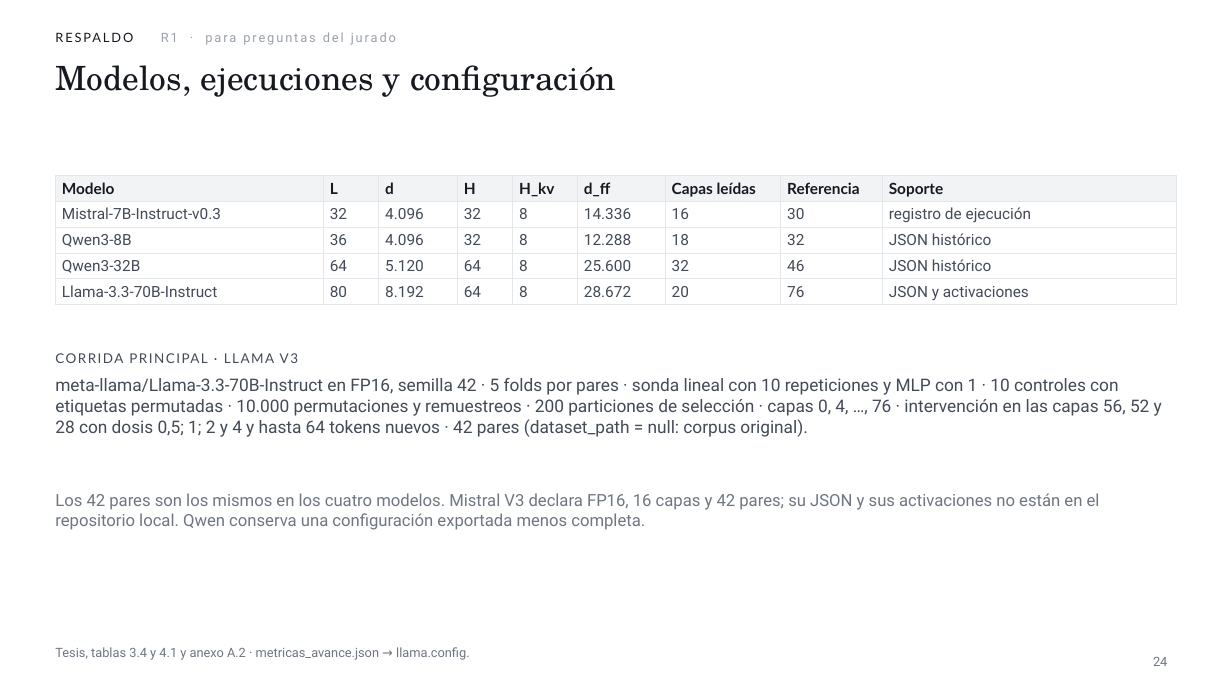
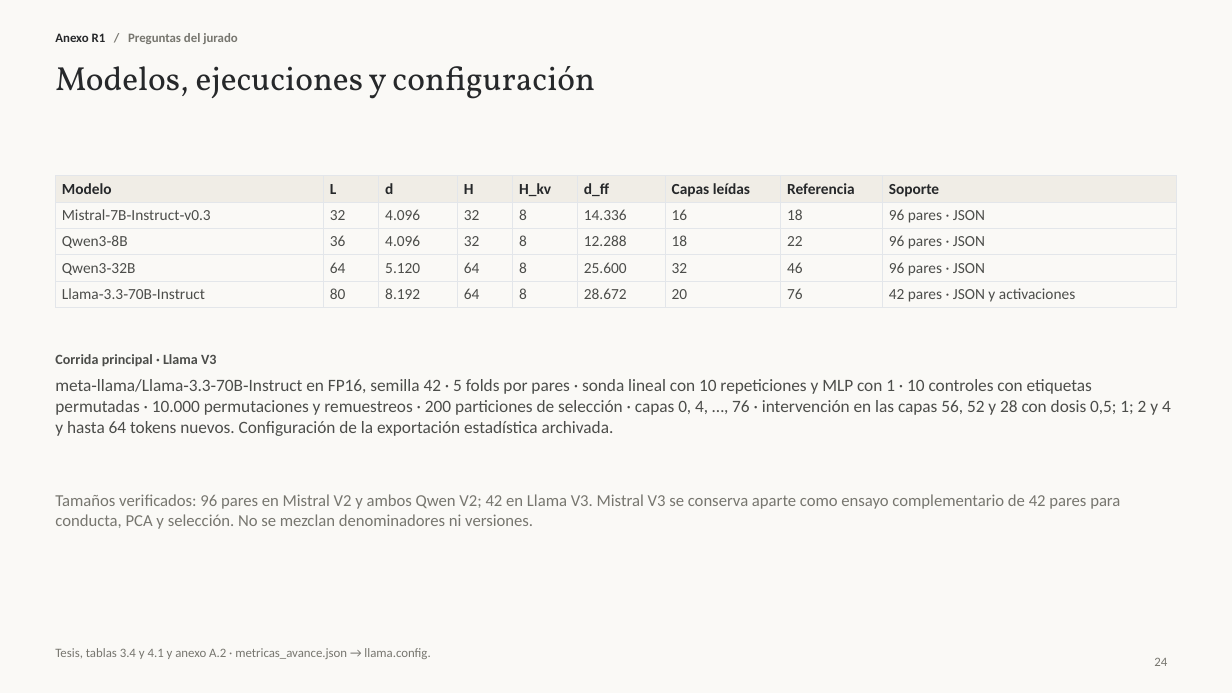
Before and after one commit to JEstebanBav/agentic-safety-probe, a slide deck: slide 24 of docs/sustentacion/Sustentacion_Espitia_Leiva.pptx. Drawn at 1232x693 pixels with LibreOffice and Linux fonts; fonts in the diff are those of the drawing. Boxes give left, top, right and bottom in pixels: in the first picture for what was removed or moved away, otherwise in the second. Text is boxed around its words. In the diff, an @@ line names an element or a change of style, - is before the commit and + after.

```diff
--- a/docs/sustentacion/Sustentacion_Espitia_Leiva.pptx
+++ b/docs/sustentacion/Sustentacion_Espitia_Leiva.pptx
@@ background #FFFFFF to #FAF9F6 @@
@@ title "Modelos, ejecuciones y configuración" at box(55, 66, 595, 99): font TeX Gyre Schola to Vollkorn, text colour #161A20 to #26282A @@
@@ text at box(55, 33, 237, 44): text changed; font Roboto to Calibri; text colour #9AA1AA to #77766F; bold on @@
-RESPALDO R1 · para preguntas del jurado
+Anexo R1 / Preguntas del jurado
@@ table at box(55, 176, 1177, 306) @@
-row 2, column 8: 30
+row 2, column 8: 18
-row 2, column 9: registro de ejecución
+row 2, column 9: 96 pares · JSON
-row 3, column 8: 32
+row 3, column 8: 22
-row 3, column 9: JSON histórico
+row 3, column 9: 96 pares · JSON
-row 4, column 9: JSON histórico
+row 4, column 9: 96 pares · JSON
-row 5, column 9: JSON y activaciones
+row 5, column 9: 42 pares · JSON y activaciones
@@ fill #F1F3F5 to #F0EDE6 in row 1 @@
@@ font Lato to Calibri, text colour #161A20 to #26282A in "Modelo", "L", "d", "H" and 5 more places @@
@@ font Roboto to Calibri, text colour #434B57 to #4C4D4A in "Mistral‑7B‑Instruct‑v0.3", "32", "4.096", "32" and 26 more places @@
@@ text at box(55, 354, 216, 366): text changed; size 10.5 to 11 pt; font Lato to Calibri; text colour #434B57 to #4C4D4A; bold on @@
-CORRIDA PRINCIPAL · LLAMA V3
+Corrida principal · Llama V3
@@ text at box(55, 379, 1171, 436): text changed; font Roboto to Calibri; text colour #434B57 to #4C4D4A @@
-meta‑llama/Llama‑3.3‑70B‑Instruct en FP16, semilla 42 · 5 folds por pares · sonda lineal con 10 repeticiones y MLP con 1 · 10 controles con etiquetas permutadas · 10.000 permutaciones y remuestreos · 200 particiones de selección · capas 0, 4, …, 76 · intervención en las capas 56, 52 y 28 con dosis 0,5; 1; 2 y 4 y hasta 64 tokens nuevos · 42 pares (dataset_path = null: corpus original).
+meta‑llama/Llama‑3.3‑70B‑Instruct en FP16, semilla 42 · 5 folds por pares · sonda lineal con 10 repeticiones y MLP con 1 · 10 controles con etiquetas permutadas · 10.000 permutaciones y remuestreos · 200 particiones de selección · capas 0, 4, …, 76 · intervención en las capas 56, 52 y 28 con dosis 0,5; 1; 2 y 4 y hasta 64 tokens nuevos. Configuración de la exportación estadística archivada.
@@ text at box(55, 494, 1120, 529): text changed; font Roboto to Calibri; text colour #6E7682 to #77766F @@
-Los 42 pares son los mismos en los cuatro modelos. Mistral V3 declara FP16, 16 capas y 42 pares; su JSON y sus activaciones no están en el repositorio local. Qwen conserva una configuración exportada menos completa.
+Tamaños verificados: 96 pares en Mistral V2 y ambos Qwen V2; 42 en Llama V3. Mistral V3 se conserva aparte como ensayo complementario de 42 pares para conducta, PCA y selección. No se mezclan denominadores ni versiones.
@@ text "Tesis, tablas 3.4 y 4.1 ..." at box(55, 648, 430, 659): font Roboto to Calibri, text colour #6E7682 to #77766F @@
@@ page number at box(1154, 658, 1167, 666): font Roboto to Calibri, text colour #6E7682 to #77766F @@
```
Also in this commit, not shown: 31 other slides changed, 4 slides added, 3 slides removed, 21 other files.
